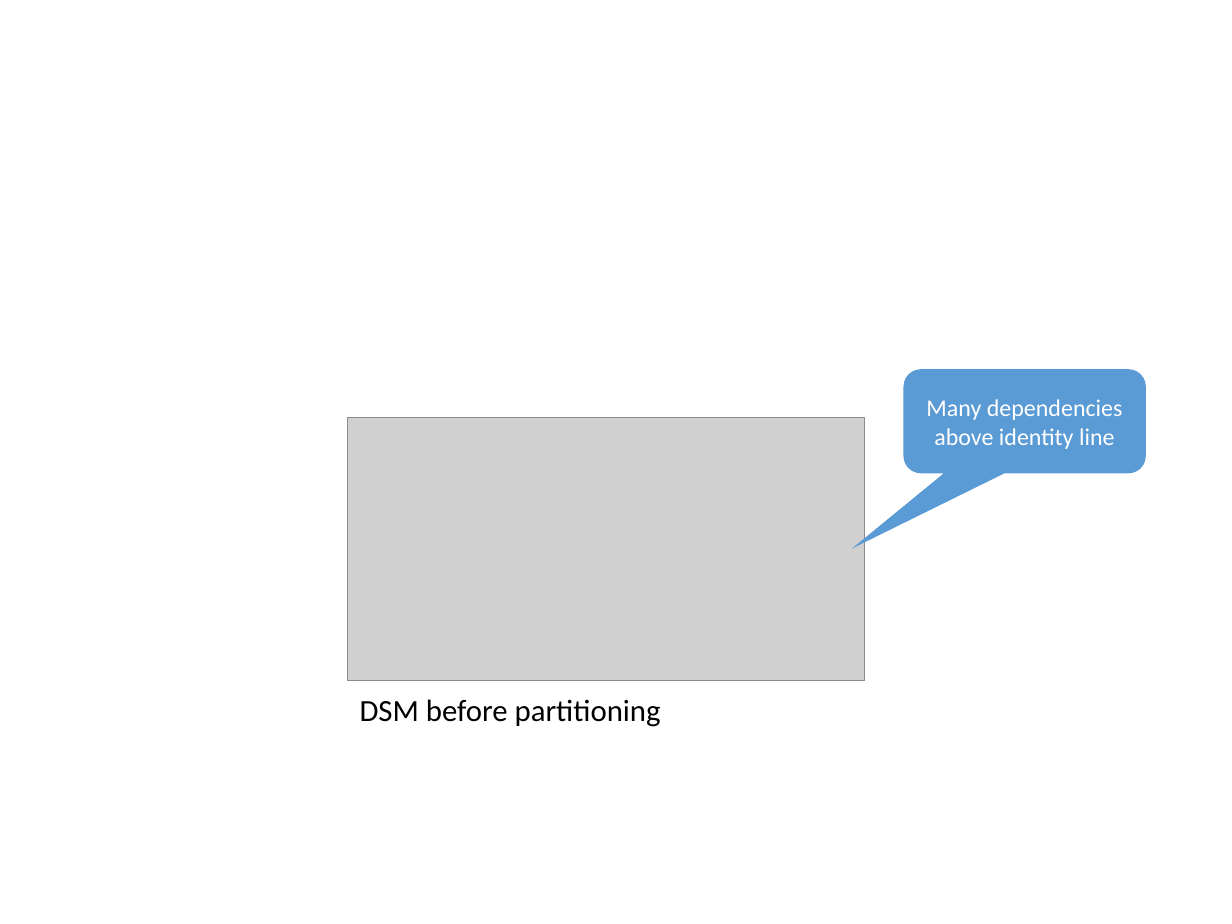
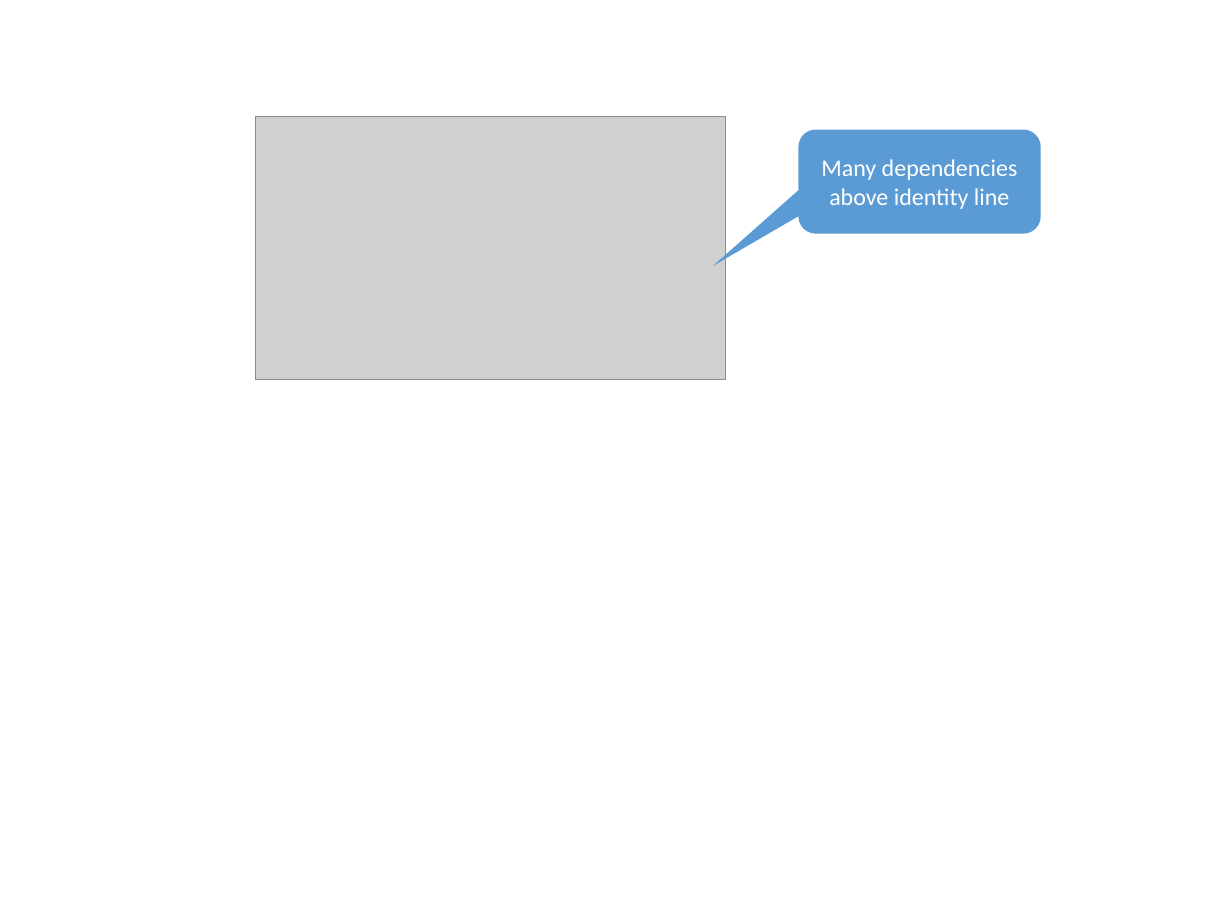
Before and after one commit to dsmsuite/dsmsuite.github.io, a slide deck: slide 8 of assets/img/Images.pptx (slide 9 before the commit). Drawn at 1232x924 pixels with LibreOffice and Linux fonts; fonts in the diff are those of the drawing; grey boxes stand for pictures. Boxes give left, top, right and bottom in pixels: in the first picture for what was removed or moved away, otherwise in the second. Text is boxed around its words. In the diff, an @@ line names an element or a change of style, - is before the commit and + after.

```diff
--- a/assets/img/Images.pptx
+++ b/assets/img/Images.pptx
@@ picture added at bbox=[256, 117, 726, 381] @@
@@ rounded speech box "Many dependencies above identity line": place and size @@
-rounded speech box "Many dependencies above identity line" at bbox=[903, 370, 1146, 473]
+rounded speech box "Many dependencies above identity line" at bbox=[798, 129, 1041, 233]
@@ rounded speech box "Many dependencies above identity line" at bbox=[798, 129, 1041, 233]: proportions changed @@
@@ picture removed at bbox=[347, 418, 865, 681] @@
@@ text removed at bbox=[360, 699, 661, 727] @@
-DSM before partitioning
```
Also in this commit, not shown: 11 other slides changed, 1 slide added, 5 slides removed, 5 other files.
